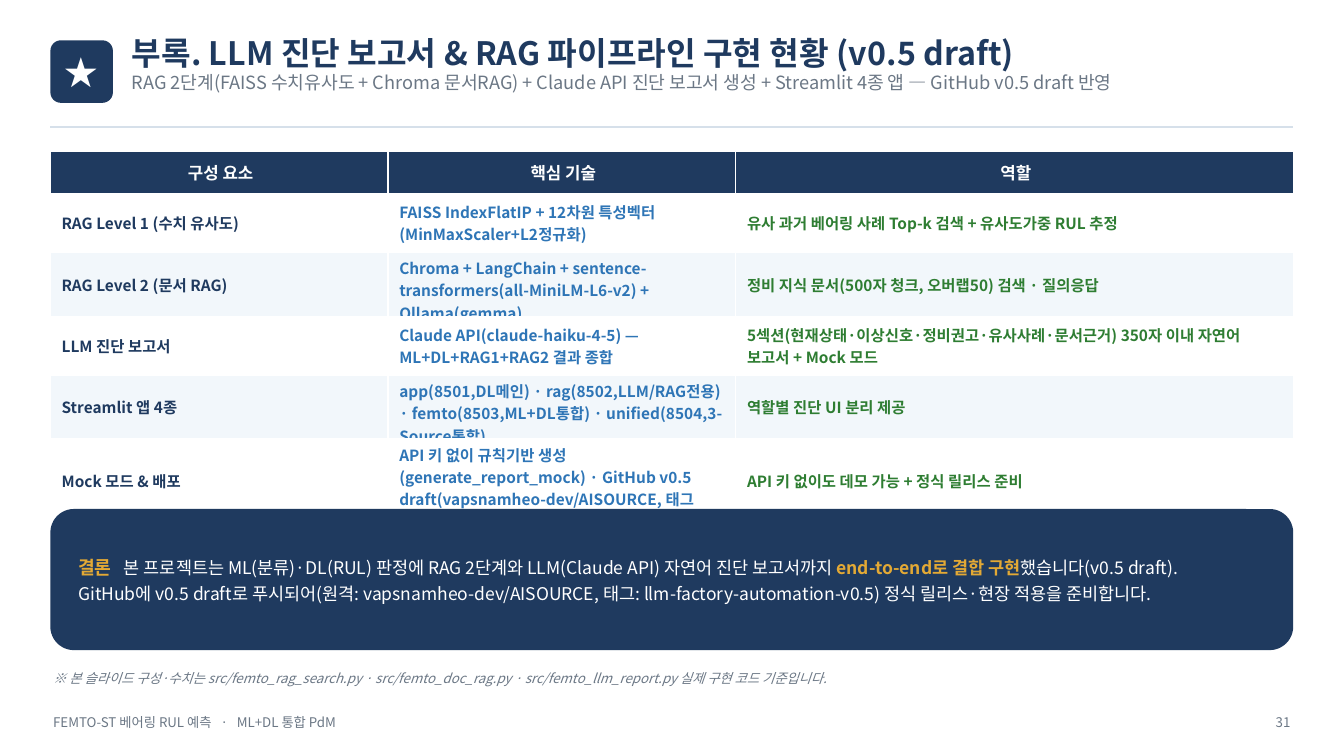
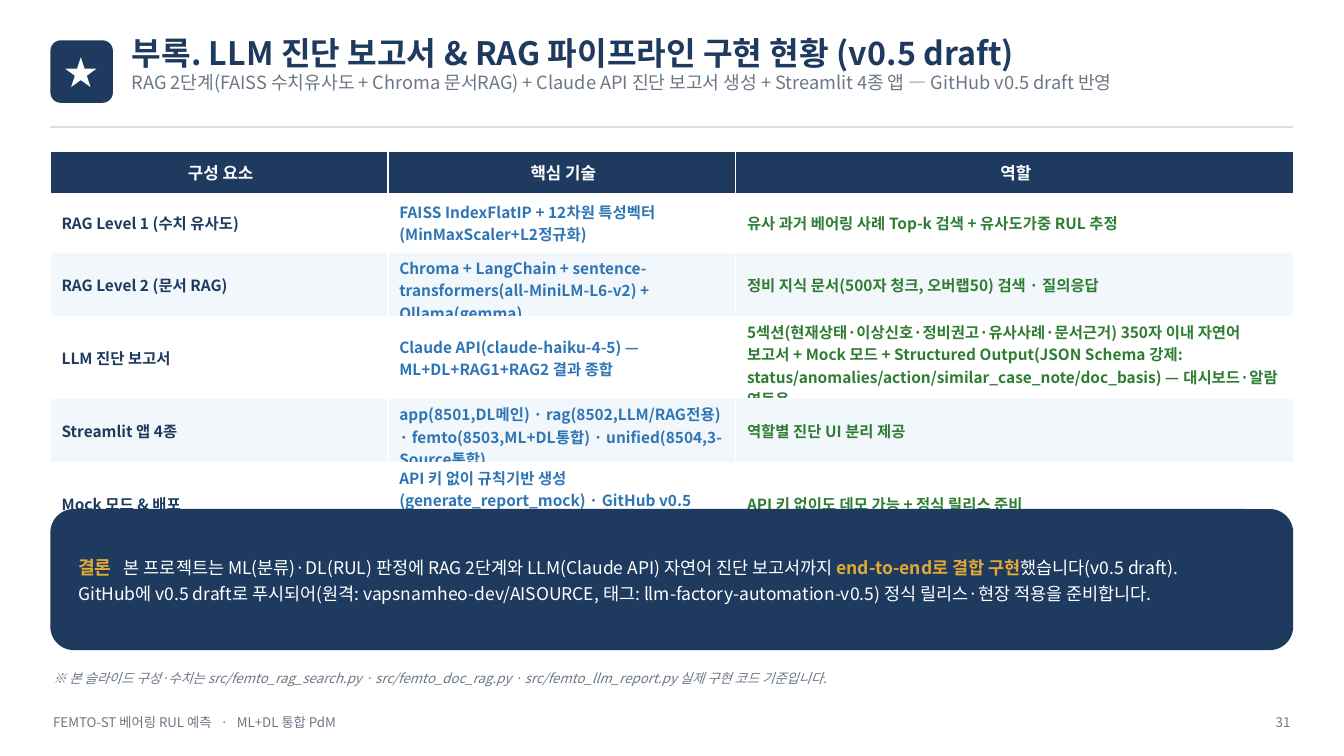
Before and after one commit to vapsnamheo-dev/AISOURCE, a slide deck: slide 33 of Homework/LLM_FactoryAutomation/산출물/허남_LLM프로젝트(산업 추가).pptx. Drawn at 1344x756 pixels with LibreOffice and Linux fonts; fonts in the diff are those of the drawing. Boxes give left, top, right and bottom in pixels: in the first picture for what was removed or moved away, otherwise in the second. Text is boxed around its words. In the diff, an @@ line names an element or a change of style, - is before the commit and + after.

```diff
--- a/Homework/LLM_FactoryAutomation/산출물/허남_LLM프로젝트(산업 추가).pptx
+++ b/Homework/LLM_FactoryAutomation/산출물/허남_LLM프로젝트(산업 추가).pptx
@@ table at [50,151,1294,519] @@
-row 4, column 3: 5섹션(현재상태·이상신호·정비권고·유사사례·문서근거) 350자 이내 자연어 보고서 + Mock 모드
+row 4, column 3: 5섹션(현재상태·이상신호·정비권고·유사사례·문서근거) 350자 이내 자연어 보고서 + Mock 모드 + Structured Output(JSON Schema 강제: status/anomalies/action/similar_case_note/doc_basis) — 대시보드·알람 연동용
```
Also in this commit, not shown: 1 other file.
